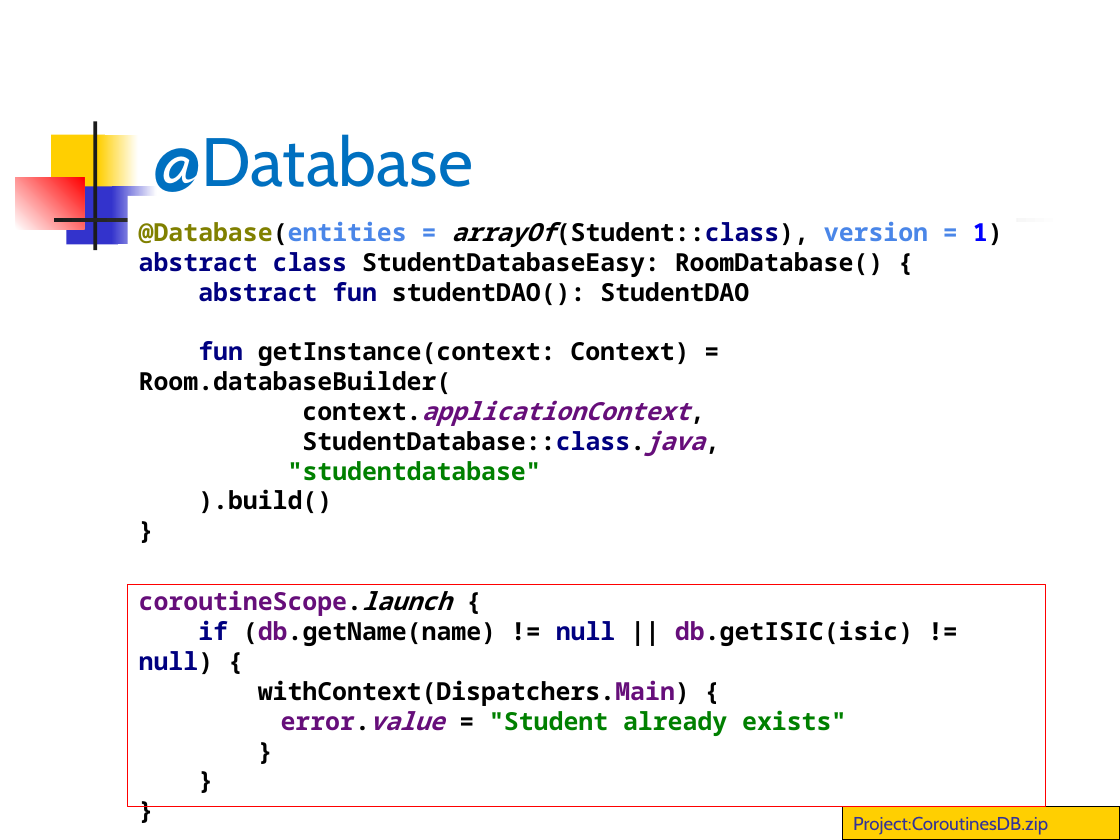
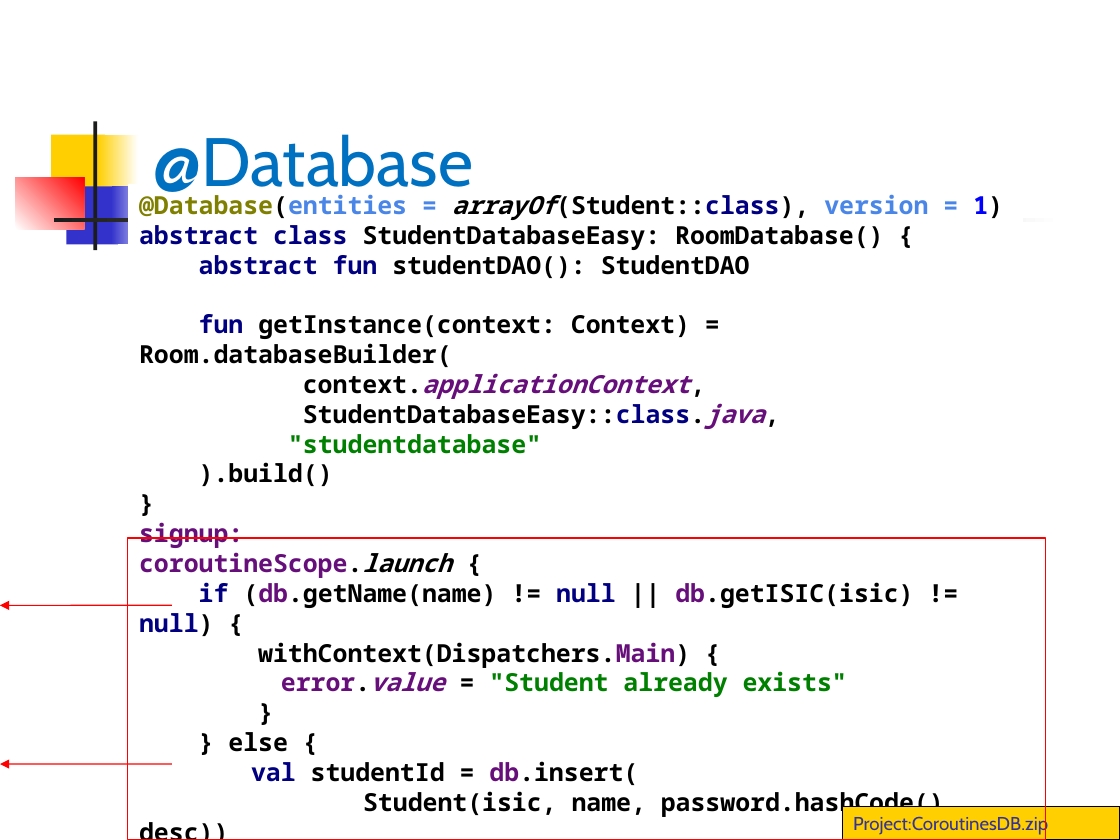
Before and after one commit to vmandro/Prednasky, a slide deck: slide 9 of 12/12_Android.ppt. Drawn at 1120x840 pixels with LibreOffice and Linux fonts; fonts in the diff are those of the drawing. Boxes give left, top, right and bottom in pixels: in the first picture for what was removed or moved away, otherwise in the second. Text is boxed around its words. In the diff, an @@ line names an element or a change of style, - is before the commit and + after.

```diff
--- a/12/12_Android.ppt
+++ b/12/12_Android.ppt
@@ text "@Database(entities = arrayOf(Student::class), version = ...": place and size @@
-text "@Database(entities = arrayOf(Student::class), version = ..." at [139,221,1003,736]
+text "@Database(entities = arrayOf(Student::class), version = ..." at [139,191,1003,818]
@@ text at [139,314,959,818]: text changed @@
-fun getInstance(context: Context) = Room.databaseBuilder(
-context.applicationContext,
-StudentDatabase::class.java,
-"studentdatabase"
-).build()
-}
-coroutineScope.launch {
-if (db.getName(name) != null || db.getISIC(isic) != null) {
-withContext(Dispatchers.Main) {
-error.value = "Student already exists"
-}
-}
-}
+fun getInstance(context: Context) = Room.databaseBuilder(
+context.applicationContext,
+StudentDatabaseEasy::class.java,
+"studentdatabase"
+).build()
+}
+signup:
+coroutineScope.launch {
+if (db.getName(name) != null || db.getISIC(isic) != null) {
+withContext(Dispatchers.Main) {
+error.value = "Student already exists"
+}
+} else {
+val studentId = db.insert(
+Student(isic, name, password.hashCode(), desc))
+} }
@@ rectangle: place and size @@
-rectangle at [128,585,1045,806]
+rectangle at [128,538,1045,840]
@@ arrow added from (172, 605) to (0, 606), #FF0000 0.74 pt @@
@@ arrow added from (172, 764) to (0, 764), #FF0000 0.74 pt @@
```
Also in this commit, not shown: 18 other slides changed, 1 slide added, 1 other file.
